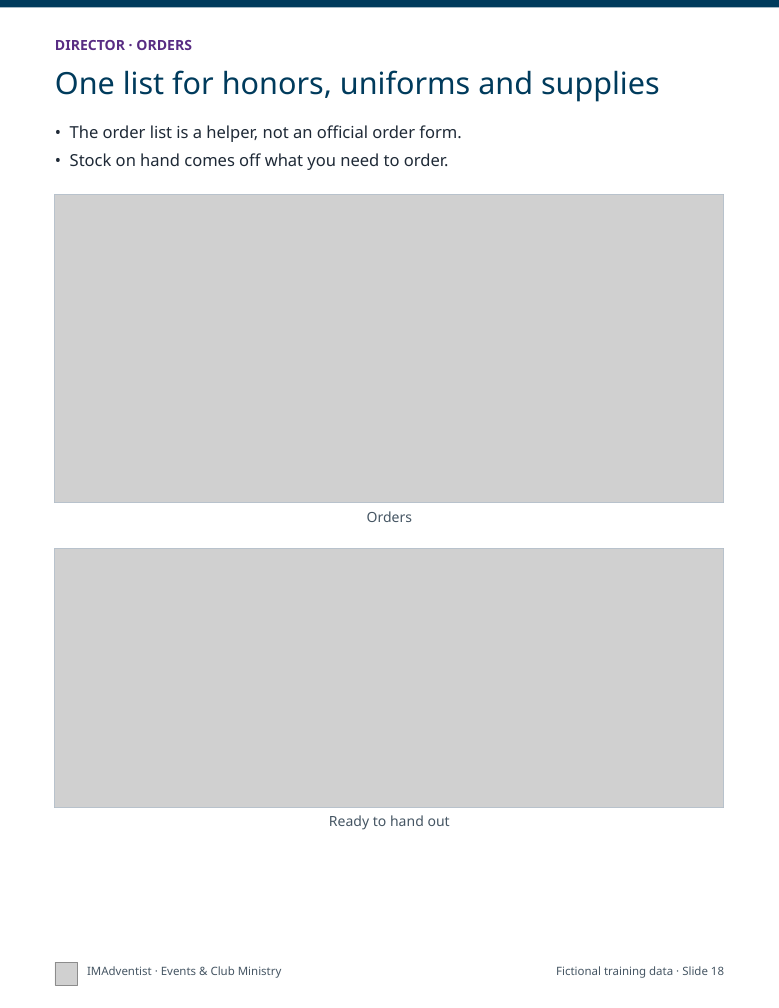
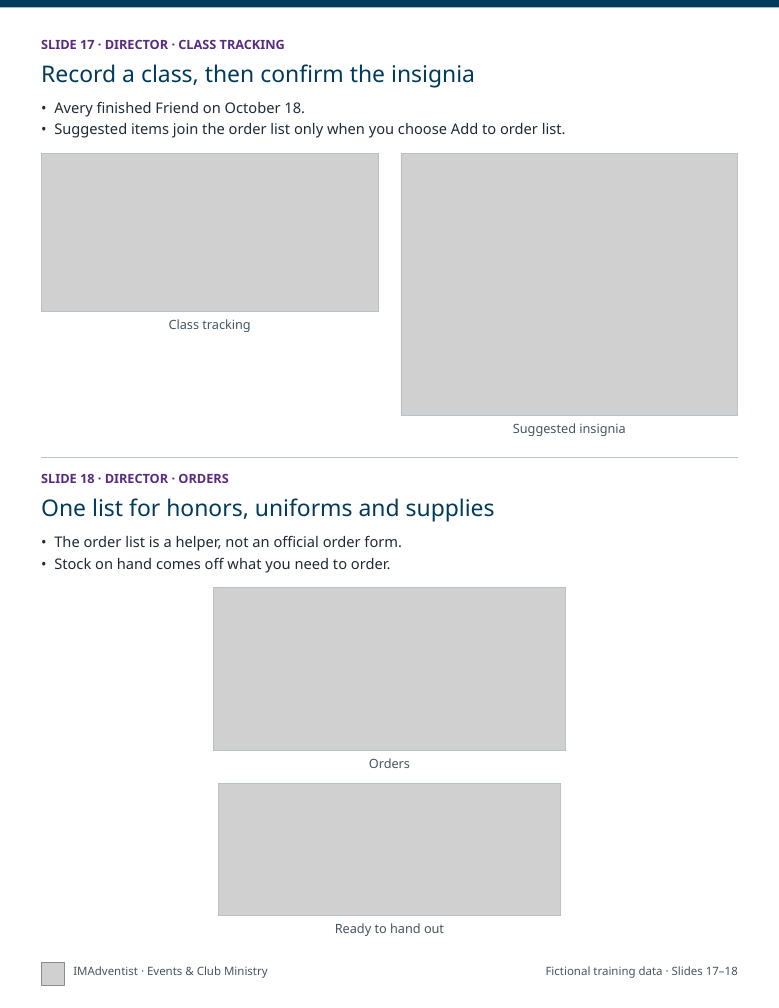
Before and after one commit to DurantTL/IMSDA-Events, a slide deck: slide 9 of docs/platform-documentation/2026-11-05/exports/IMAdventist-getting-started-print.pptx (slide 18 before the commit). Drawn at 779x1008 pixels with LibreOffice and Linux fonts; fonts in the diff are those of the drawing; grey boxes stand for pictures. Boxes give left, top, right and bottom in pixels: in the first picture for what was removed or moved away, otherwise in the second. Text is boxed around its words. In the diff, an @@ line names an element or a change of style, - is before the commit and + after.

```diff
--- a/docs/platform-documentation/2026-11-05/exports/IMAdventist-getting-started-print.pptx
+++ b/docs/platform-documentation/2026-11-05/exports/IMAdventist-getting-started-print.pptx
@@ text at (41,39,285,49): text changed; size 11 to 10 pt @@
-DIRECTOR · ORDERS
+SLIDE 17 · DIRECTOR · CLASS TRACKING
@@ text added at (41,64,475,88), 18 pt, text #003B5C @@
+Record a class, then confirm the insignia
@@ text at (54,102,566,138): text changed; size 13 to 11.5 pt @@
-• The order list is a helper, not an official order form.
-• Stock on hand comes off what you need to order.
+• Avery finished Friend on October 18.
+• Suggested items join the order list only when you choose Add to order list.
@@ rectangle: place and size @@
-rectangle at (55,194,724,502)
+rectangle at (41,153,378,311)
@@ picture added at (41,153,378,311) @@
@@ rectangle: place and size @@
-rectangle at (55,548,724,807)
+rectangle at (401,153,738,415)
@@ picture added at (401,153,738,415) @@
@@ text added at (169,319,250,332), 10 pt, text #455563 @@
+Class tracking
@@ text added at (513,423,625,436), 10 pt, text #455563 @@
+Suggested insignia
@@ line added from (41, 457) to (738, 457), #B8C2CC 0.75 pt @@
@@ text added at (41,473,228,483), 10 pt, text #582C83, bold @@
+SLIDE 18 · DIRECTOR · ORDERS
@@ text "One list for honors, uniforms ...": place and size @@
-text "One list for honors, uniforms ..." at (55,70,660,102)
+text "One list for honors, uniforms ..." at (41,498,495,522)
@@ text "One list for honors, uniforms ..." at (41,498,495,522): size 24 to 18 pt @@
@@ text added at (54,536,402,573), 11.5 pt, text #1F2A37 @@
+• The order list is a helper, not an official order form.
+• Stock on hand comes off what you need to order.
@@ picture: place and size @@
-picture at (55,194,724,502)
+picture at (214,588,566,751)
@@ rectangle added at (214,588,566,751), outline #B8C2CC 0.75 pt @@
@@ text "Orders" at (369,758,410,768): size 11 to 10 pt @@
@@ text "Orders": place and size @@
-text "Orders" at (367,511,412,522)
+text "Orders" at (369,758,410,768)
@@ picture: place and size @@
-picture at (55,548,724,807)
+picture at (219,784,561,916)
@@ rectangle added at (219,784,561,916), outline #B8C2CC 0.75 pt @@
@@ text "Ready to hand out": place and size @@
-text "Ready to hand out" at (329,815,450,830)
+text "Ready to hand out" at (335,923,444,936)
@@ text "Ready to hand out" at (335,923,444,936): size 11 to 10 pt @@
@@ picture: place and size @@
-picture at (55,962,78,985)
+picture at (41,962,64,985)
@@ text "IMAdventist · Events & Club ...": place and size @@
-text "IMAdventist · Events & Club ..." at (87,966,282,978)
+text "IMAdventist · Events & Club ..." at (73,966,268,978)
@@ text at (546,966,738,978): text changed @@
-Fictional training data · Slide 18
+Fictional training data · Slides 17–18
```
Also in this commit, not shown: 15 other slides changed, 15 slides removed, 4 other files.
